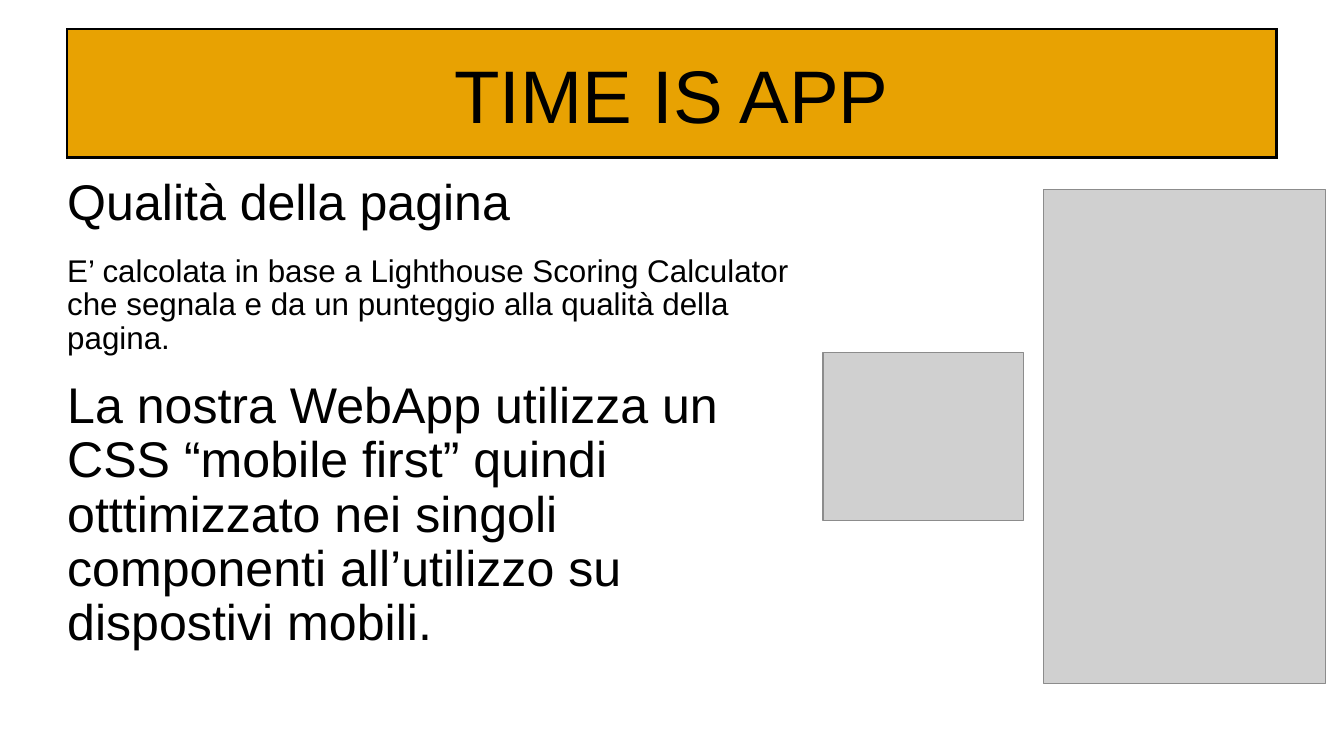
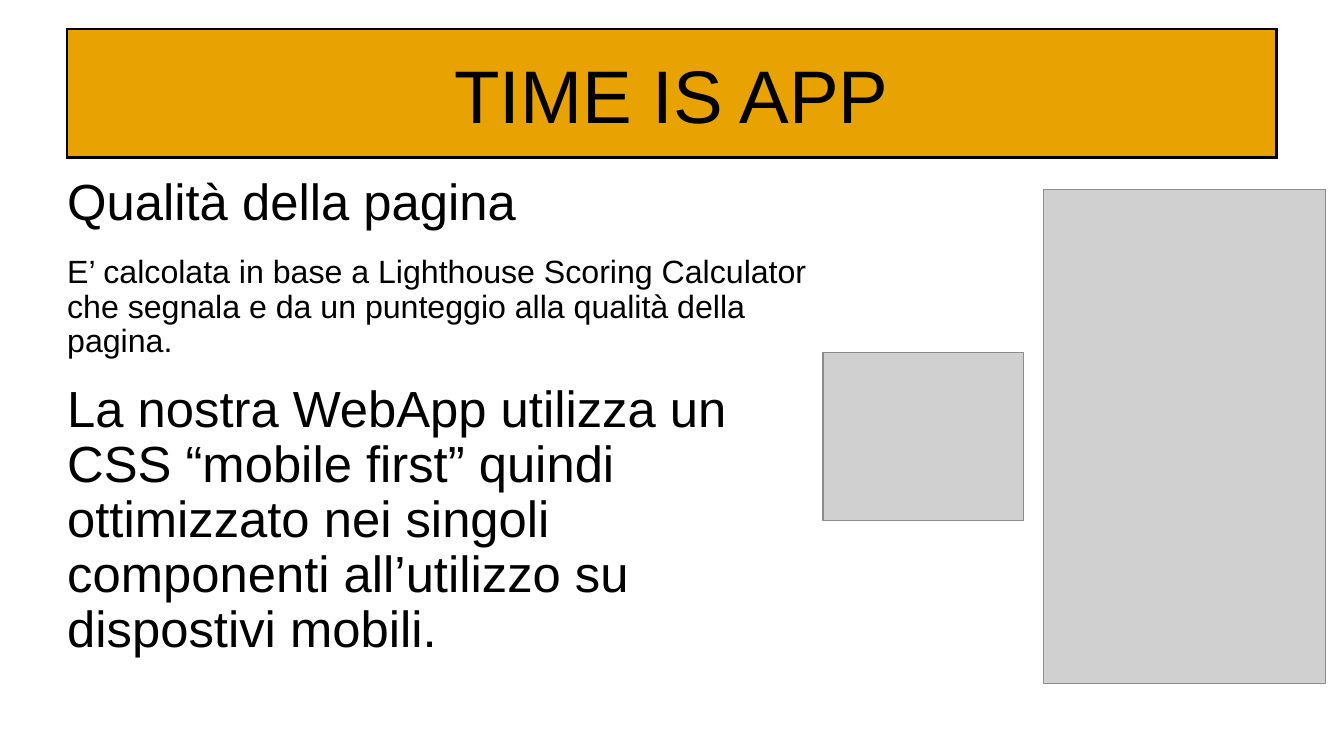
Before and after one commit to Kilne/Progetto_TecWeb, a slide deck: slide 12 of Relazioni/Maiuri.odp. Drawn at 1344x756 pixels with LibreOffice and Linux fonts; fonts in the diff are those of the drawing; grey boxes stand for pictures. Boxes give left, top, right and bottom in pixels: in the first picture for what was removed or moved away, otherwise in the second. Text is boxed around its words. In the diff, an @@ line names an element or a change of style, - is before the commit and + after.

```diff
--- a/Relazioni/Maiuri.odp
+++ b/Relazioni/Maiuri.odp
@@ text at (67,182,806,359): size 29.6 to 30 pt in "Qualità della pagina"; size 18.5 to 19 pt in "E’ calcolata in base a Lighthouse Scoring ..." @@
@@ text at (67,390,726,657): text changed; size 29.6 to 30 pt @@
-La nostra WebApp utilizza un CSS “mobile first” quindi otttimizzato nei singoli componenti all’utilizzo su dispostivi mobili.
+La nostra WebApp utilizza un CSS “mobile first” quindi ottimizzato nei singoli componenti all’utilizzo su dispostivi mobili.
```
Also in this commit, not shown: 2 other slides changed.
